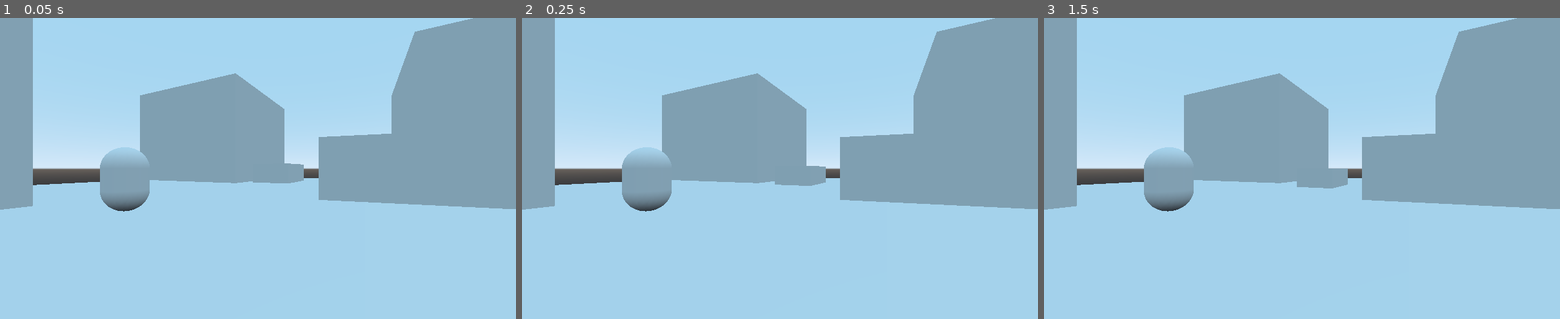
Above: before the commit, frames 1-3 (left to right).
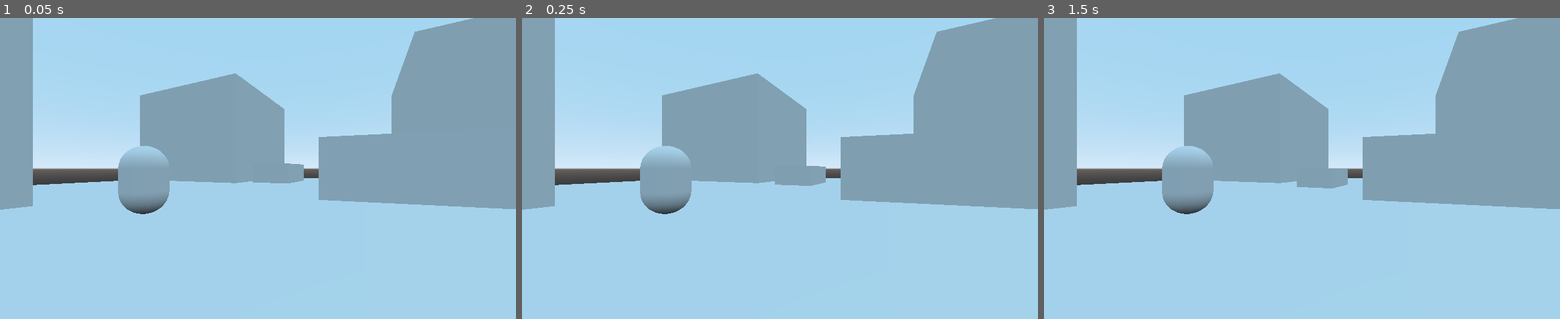
Above: after the commit, the same moments.

Repository: cullumi/One-Second-Speedster
Game: Godot game, scene res://Level 4/Level 4.tscn
Two runs of this game, one before a commit and one after it. Both use one fixed random seed, a clock stepped at 60 frames per second and the inputs below. The project has no main scene, so this scene is started directly.
Inputs:
- Up to frame 1 (0.05 s): no input
- Up to frame 2 (0.25 s): no input
- Up to frame 3 (1.5 s): tap Enter at 1.25 s

The runs differ from the first frame. In frame 1, 1.4% of the frame differs, in the area x 19-72%, y 42-66%; in frame 2, 1.4%, in the area x 19-85%, y 39-66%; in frame 3, 1.4%.

Commit message:
Update Level 4.tscn

Diff:
--- a/Level 4/Level 4.tscn
+++ b/Level 4/Level 4.tscn
@@ -6,16 +6,16 @@
 data = PoolVector3Array( 1, 0, 1, -1, 0, 1, 1, 0, -1, -1, 0, 1, -1, 0, -1, 1, 0, -1 )
 
 [sub_resource type="BoxShape" id=3]
-extents = Vector3( 2, 3, 1 )
+extents = Vector3( 2, 1, 3 )
 
 [sub_resource type="CubeMesh" id=4]
-size = Vector3( 4, 6, 2 )
+size = Vector3( 4, 2, 6 )
 
 [sub_resource type="BoxShape" id=5]
-extents = Vector3( 2, 7.5, 2 )
+extents = Vector3( 2, 2, 7.5 )
 
 [sub_resource type="CubeMesh" id=6]
-size = Vector3( 4, 15, 4 )
+size = Vector3( 4, 4, 15 )
 
 [sub_resource type="CapsuleShape" id=7]
 
@@ -43,7 +43,7 @@
 transform = Transform( -0.445192, 0, 0.895435, 0, 1, 0, -0.895435, 0, -0.445192, 14.9179, 2, -5.791 )
 
 [node name="Car" type="RigidBody" parent="."]
-transform = Transform( -4.37114e-008, -1, 4.37114e-008, 0, -4.37114e-008, -1, 1, -4.37114e-008, 1.91069e-015, -8.64408, 1.5, 3.06898 )
+transform = Transform( -4.37114e-008, 0, -1, 0, 1, 0, 1, 0, -4.37114e-008, -8.64408, 1.5, 3.06898 )
 
 [node name="CollisionShape" type="CollisionShape" parent="Car"]
 shape = SubResource( 3 )
@@ -53,7 +53,7 @@
 material/0 = null
 
 [node name="Bus" type="RigidBody" parent="."]
-transform = Transform( 0.993411, 0.114605, -5.00953e-009, 0, -4.37114e-008, -1, -0.114605, 0.993411, -4.34234e-008, -1.8913, 2, -10.3482 )
+transform = Transform( 0.993411, 0, 0.114608, 0, 1, 0, -0.114608, 0, 0.993411, -1.8913, 2, -10.3482 )
 
 [node name="CollisionShape" type="CollisionShape" parent="Bus"]
 shape = SubResource( 5 )
@@ -63,7 +63,7 @@
 material/0 = null
 
 [node name="Civilian" type="RigidBody" parent="."]
-transform = Transform( 1, 0, 0, 0, -4.37114e-008, -1, 0, 1, -4.37114e-008, 8.5962, 1.5, 4.27934 )
+transform = Transform( 1, 0, 0, 0, -4.37114e-008, -1, 0, 1, -4.37114e-008, 8.5962, 1.5, 2.93815 )
 
 [node name="CollisionShape" type="CollisionShape" parent="Civilian"]
 shape = SubResource( 7 )
